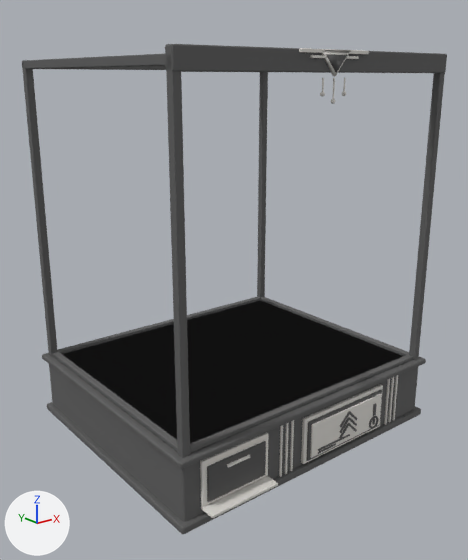
Two versions of the Blender file models/claw-cabinet.blend, one commit apart.
Camera for both pictures: a camera (50 mm lens) standing at (-8.35, -10.5, 5.99) and looking at (-0.17, -0.28, 1.9). The lights are fixed; the arrows at lower left show +X, +Y and +Z. The older version comes first.

Objects in the first picture: 'cabinet', 'deco_broadsheet'.
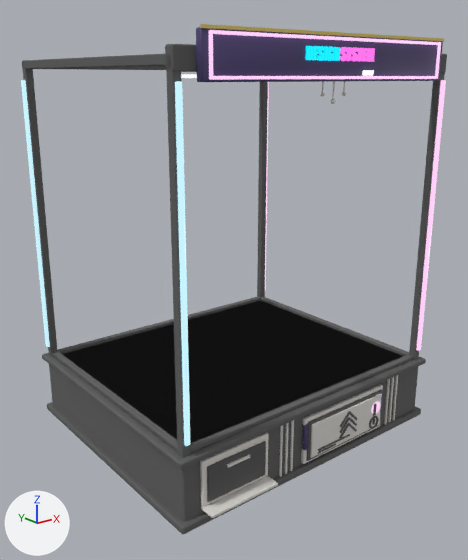
Commit message: Claw cabinet model: the Esports ornament set

Edits to the bpy script that builds the scene:
```text
Add mat_gold:
    mat_gold = principled_material('gold')
    mat_gold.base_color = (1.0, 0.81, 0.23)  # yellow #ffe884
    mat_gold.metallic = 1.0
    mat_gold.roughness = 0.3
Add mat_type_b:
    mat_type_b = principled_material('type_b')
    mat_type_b.base_color = (0.0, 0.0, 0.0)  # black #000000
    mat_type_b.roughness = 0.3
    mat_type_b.emission_color = (1.0, 0.17, 0.84)  # pink #ff73ec
    mat_type_b.emission_strength = 1.0
Add mat_type_w:
    mat_type_w = principled_material('type_w')
    mat_type_w.base_color = (0.0, 0.0, 0.0)  # black #000000
    mat_type_w.roughness = 0.3
    mat_type_w.emission_strength = 1.0
Add mat_foil_body:
    mat_foil_body = principled_material('foil_body')
    mat_foil_body.base_color = (0.07, 0.05, 0.16)  # dark purple #4b3f6f
    mat_foil_body.roughness = 0.6
Add mat_type_a:
    mat_type_a = principled_material('type_a')
    mat_type_a.base_color = (0.0, 0.0, 0.0)  # black #000000
    mat_type_a.roughness = 0.3
    mat_type_a.emission_color = (0.0, 0.85, 1.0)  # cyan #00edff
    mat_type_a.emission_strength = 1.0
Add mat_neon_a:
    mat_neon_a = principled_material('neon_a')
    mat_neon_a.base_color = (0.0, 0.0, 0.0)  # black #000000
    mat_neon_a.roughness = 0.3
    mat_neon_a.emission_color = (0.56, 0.89, 1.0)  # cyan #c5f2ff
    mat_neon_a.emission_strength = 1.0
Add mat_neon_b:
    mat_neon_b = principled_material('neon_b')
    mat_neon_b.base_color = (0.0, 0.0, 0.0)  # black #000000
    mat_neon_b.roughness = 0.3
    mat_neon_b.emission_color = (1.0, 0.62, 0.94)  # pink #ffcef8
    mat_neon_b.emission_strength = 1.0
Add mat_glow:
    mat_glow = principled_material('glow')
    mat_glow.base_color = (0.0, 0.0, 0.0)  # black #000000
    mat_glow.roughness = 0.3
    mat_glow.emission_strength = 1.0
Add me_cube:
    me_cube.from_pydata(...)  # 8828 vertices, 6811 faces; spans x -3.25..3.25, y -2.88..2.64, z -0.88..6.68
    # faces by material slot: [196, 6, 622, 2362, 2328, 1095, 6, 196]
    me_cube.materials.append(mat_foil_body)  # dark purple #4b3f6f
    me_cube.materials.append(mat_gold)  # yellow #ffe884
    me_cube.materials.append(mat_neon_b)  # black #000000, glowing pink #ffcef8
    me_cube.materials.append(mat_type_a)  # black #000000, glowing cyan #00edff
    me_cube.materials.append(mat_type_b)  # black #000000, glowing pink #ff73ec
    me_cube.materials.append(mat_type_w)  # black #000000, glowing white #ffffff
    me_cube.materials.append(mat_glow)  # black #000000, glowing white #ffffff
    me_cube.materials.append(mat_neon_a)  # black #000000, glowing cyan #c5f2ff
Add ob_deco_foil:
    ob_deco_foil = bpy.data.objects.new('deco_foil', me_cube)
    ob_deco_foil.location = (0.0, 0.0, 0.0)
```

Location of each change, [x1, y1, x2, y2] in pixels of the pictures (468 x 560 px):
'deco_foil', added
    after: [21, 24, 446, 450]
    faces in mat_foil_body (dark purple #4b3f6f): [196, 27, 443, 450]
    faces in mat_neon_a (black #000000, glowing cyan #c5f2ff): [21, 80, 190, 446]
    faces in mat_neon_b (black #000000, glowing pink #ffcef8): [209, 30, 446, 413]
    faces in mat_gold (yellow #ffe884): [200, 24, 444, 41]
    faces in mat_type_a (black #000000, glowing cyan #00edff): [305, 46, 340, 61]
